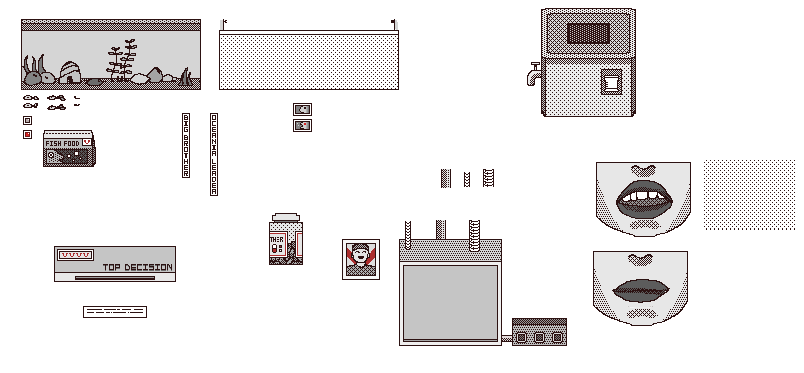
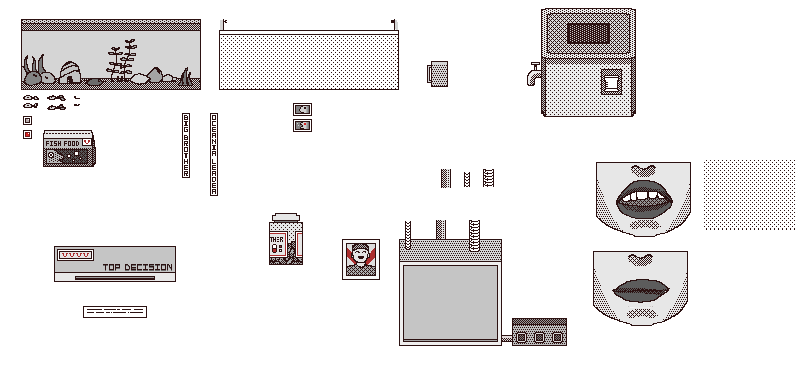
Comparing the layer stacks of the two 804 x 373 images. Changes:
added group "glass" with 3 layers above "piles of files" over 427, 61, 448, 87
added layer "Layer 69" in group "glass" over 427, 61, 448, 86
added layer "Layer 67" in group "glass" over 427, 61, 448, 87
added layer "Layer 68" in group "glass" over 428, 62, 447, 86
